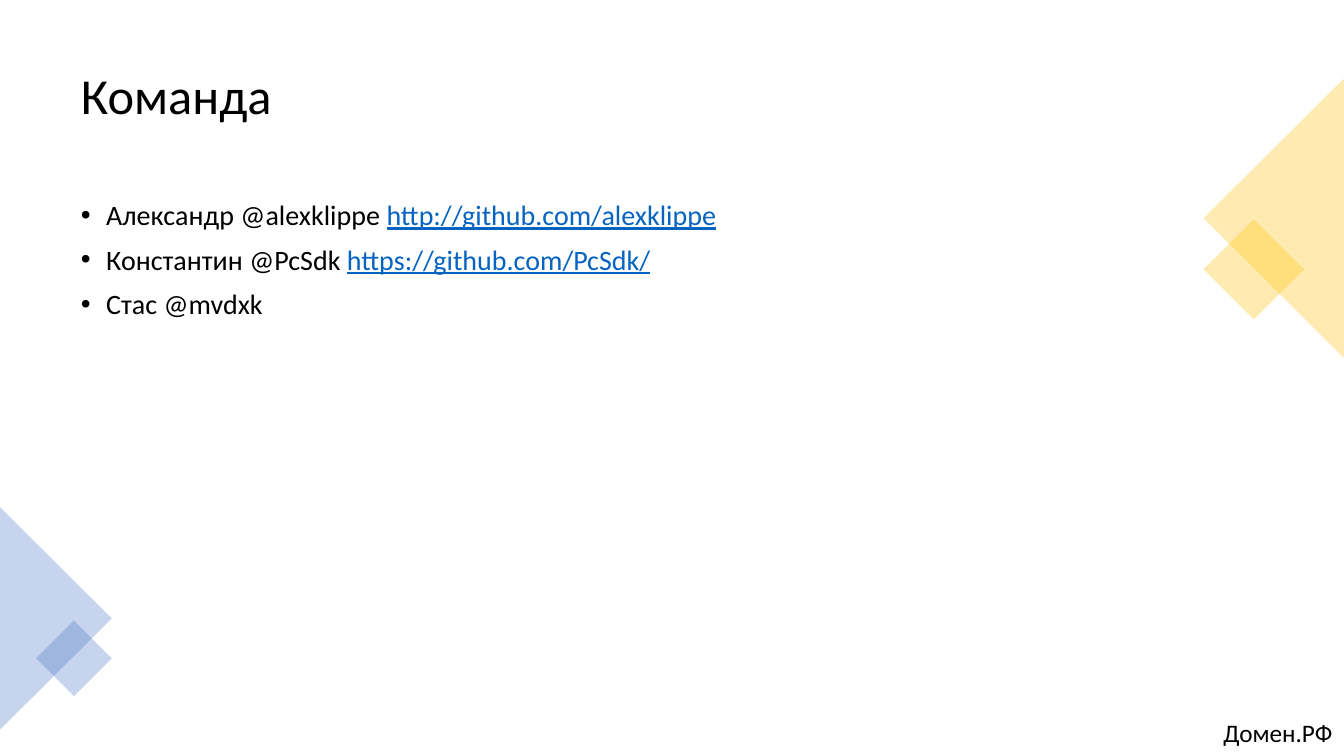
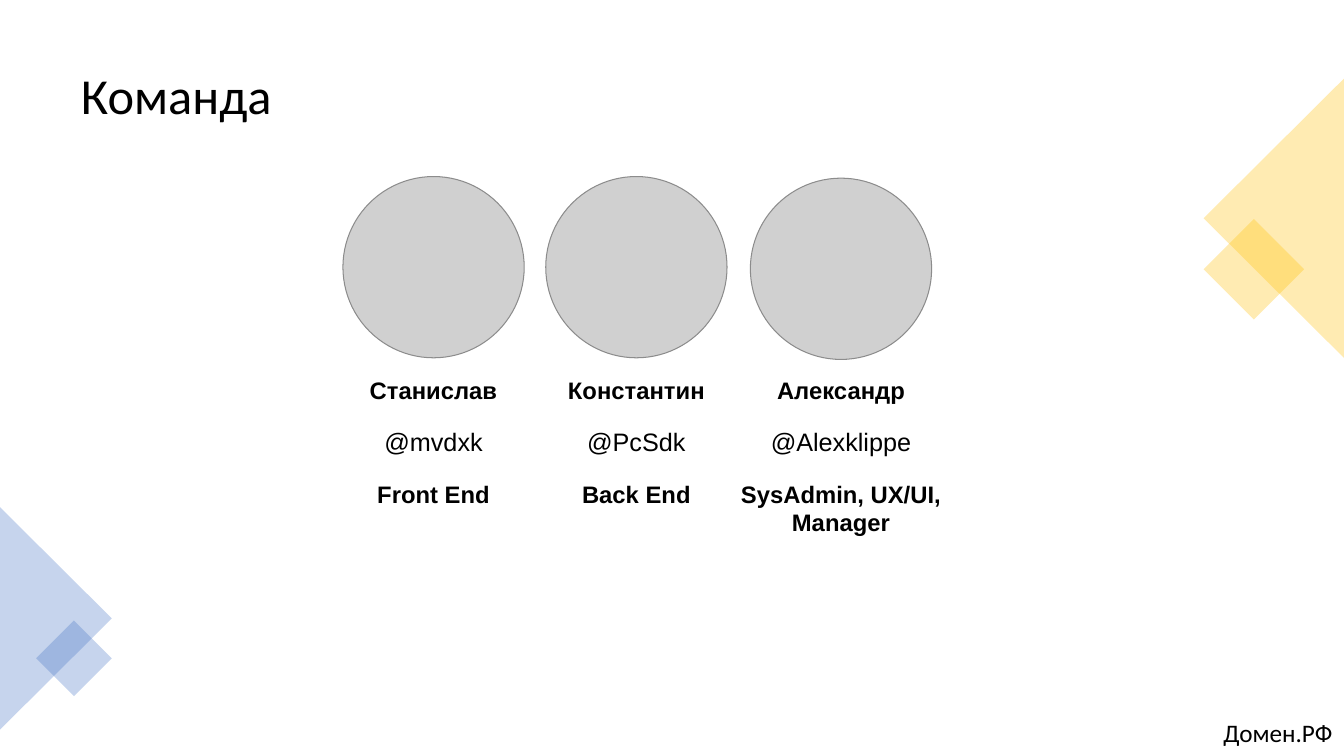
Before and after one commit to alexklippe/scryptedv2, a slide deck: slide 13 of Презентация_Команда Scrypted_кейс1.pptx (slide 14 before the commit). Drawn at 1344x756 pixels with LibreOffice and Linux fonts; fonts in the diff are those of the drawing; grey boxes stand for pictures. Boxes give left, top, right and bottom in pixels: in the first picture for what was removed or moved away, otherwise in the second. Text is boxed around its words. In the diff, an @@ line names an element or a change of style, - is before the commit and + after.

```diff
--- a/Презентация_Команда Scrypted_кейс1.pptx
+++ b/Презентация_Команда Scrypted_кейс1.pptx
@@ picture added at box(343, 176, 524, 358) @@
@@ picture added at box(545, 176, 727, 358) @@
@@ picture added at box(750, 178, 932, 360) @@
@@ text removed at box(106, 205, 716, 317) @@
-• Александр @alexklippe http://github.com/alexklippe
-• Константин @PcSdk https://github.com/PcSdk/
-• Стас @mvdxk
@@ text added at box(370, 382, 497, 504), 17 pt, text #000000, bold @@
+Станислав
+@mvdxk
+Front End
@@ text added at box(568, 382, 705, 504), 17 pt, text #000000, bold @@
+Константин
+@PcSdk
+Back End
@@ text added at box(741, 382, 941, 536), 17 pt, text #000000, bold @@
+Александр
+@Alexklippe
+SysAdmin, UX/UI, Manager
```
Also in this commit, not shown: 4 other slides changed, 1 slide removed.
